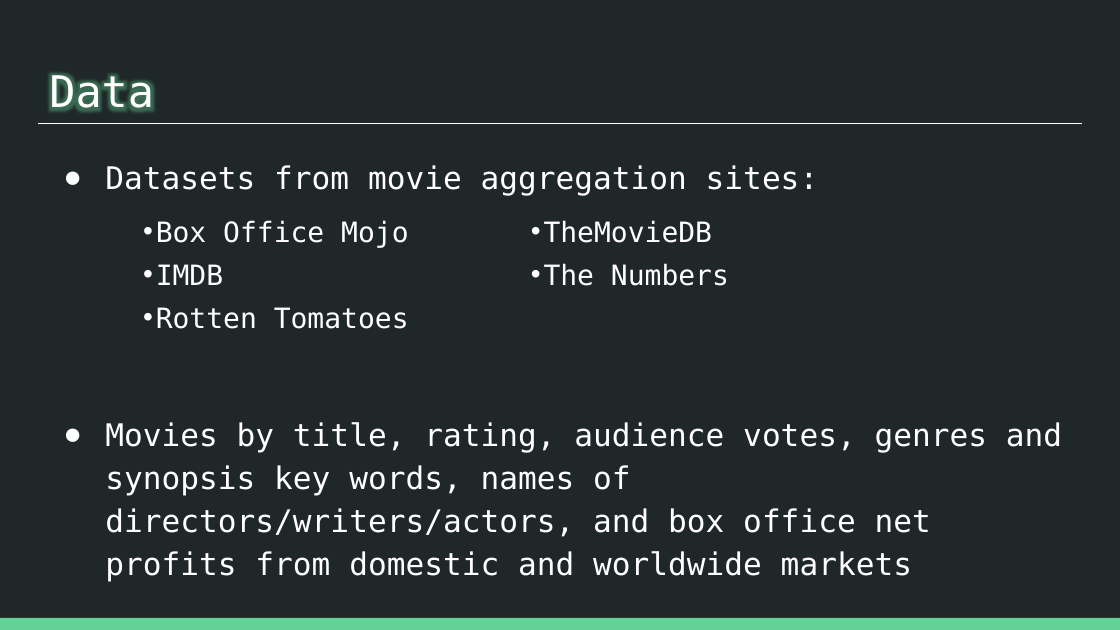
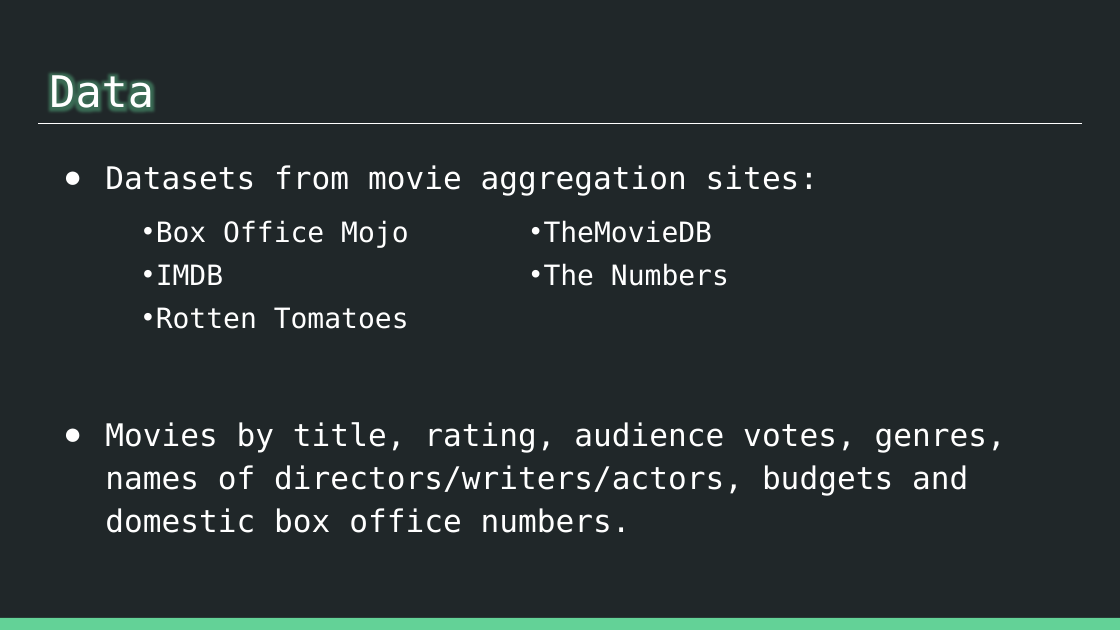
Before and after one commit to patrick-anastasio/Flatiron_DSC-Phase1_Project, a slide deck: slide 5 of Slide Deck.pptx. Drawn at 1120x630 pixels with LibreOffice and Linux fonts; fonts in the diff are those of the drawing. Boxes give left, top, right and bottom in pixels: in the first picture for what was removed or moved away, otherwise in the second. Text is boxed around its words. In the diff, an @@ line names an element or a change of style, - is before the commit and + after.

```diff
--- a/Slide Deck.pptx
+++ b/Slide Deck.pptx
@@ text at [105,422,1006,533]: text changed @@
-● Movies by title, rating, audience votes, genres and synopsis key words, names of directors/writers/actors, and box office net profits from domestic and worldwide markets
+● Movies by title, rating, audience votes, genres, names of directors/writers/actors, budgets and domestic box office numbers.
```
Also in this commit, not shown: 3 other slides changed, 8 slides added, 3 slides removed, 11 other files.
